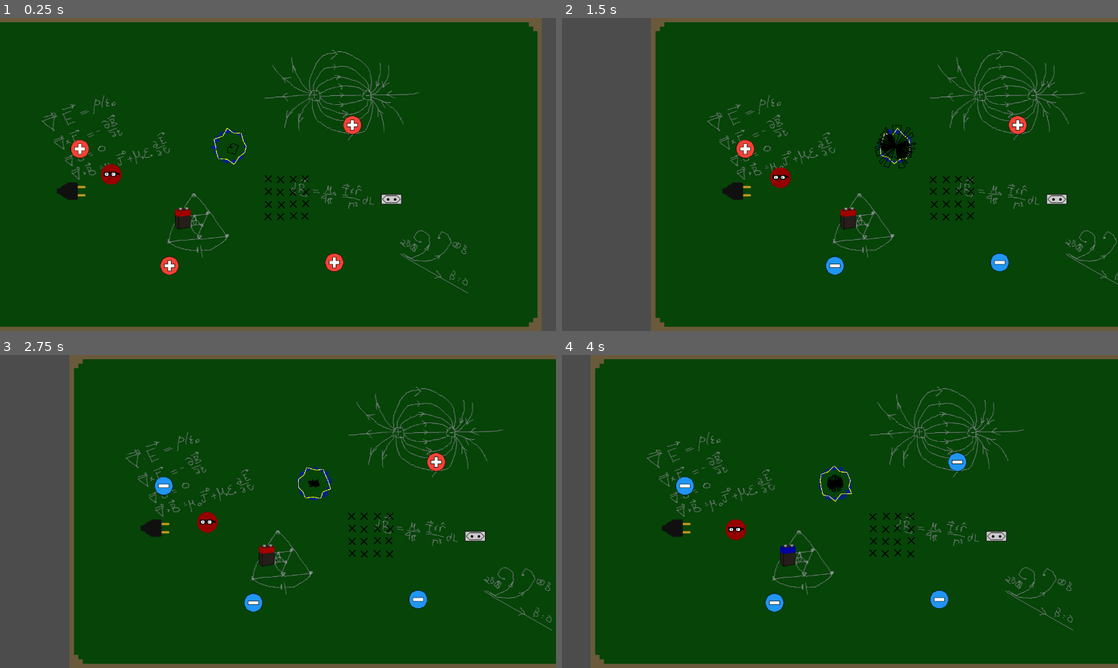
Above: before the commit, frames 1-4 (two rows, left to right).
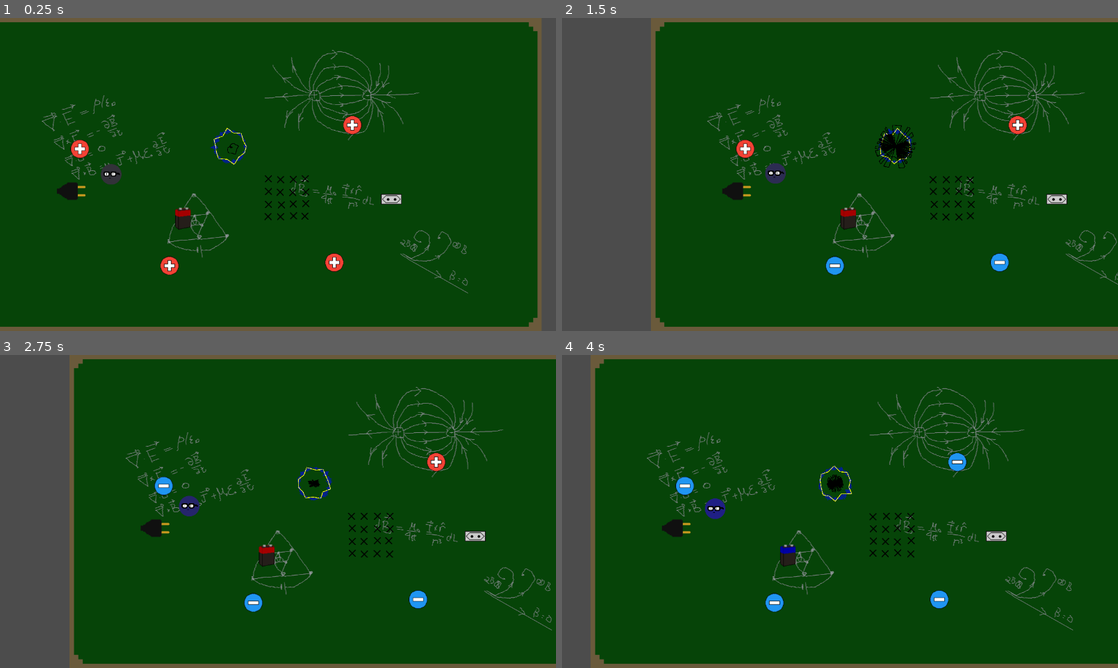
Above: after the commit, the same moments.

Repository: Gamedev-do-Hiroshi/changecharge
Game: Godot game, scene res://scenes/Fase.tscn
Two runs of this game, one before a commit and one after it. Both use one fixed random seed, a clock stepped at 60 frames per second and the inputs below.
Inputs (mouse positions are in pixels of both pictures, inside the frame that each line leads up to):
- Up to frame 1 (0.25 s): no input
- Up to frame 2 (1.5 s): tap Enter at 0.5 s; drag from (734, 265) to (851, 199) at 0.52 s; drag from (1001, 262) to (951, 199) at 1.27 s
- Up to frame 3 (2.75 s): move the mouse to (161, 486) at 2.02 s; tap F at 2.1 s; click (161, 486) at 2.17 s
- Up to frame 4 (4 s): drag from (995, 461) to (817, 602) at 2.77 s; drag from (645, 555) to (817, 461) at 3.52 s

The runs differ from the first frame. In frame 1, 0.2% of the frame differs, in the area x 18-22%, y 46-54%; in frame 2, 0.3%; in frame 3, 0.4%; in frame 4, 0.4%, in the area x 25-34%, y 45-60%.

Commit message:
Player melhor

Diff:
--- a/Game/scenes/Player.tscn
+++ b/Game/scenes/Player.tscn
@@ -1,11 +1,14 @@
-[gd_scene load_steps=5 format=2]
+[gd_scene load_steps=8 format=2]
 
-[ext_resource path="res://assets/carga_hiroshi.png" type="Texture" id=1]
+[ext_resource path="res://assets/corposhi.png" type="Texture" id=1]
 [ext_resource path="res://scripts/Player.gd" type="Script" id=2]
+[ext_resource path="res://assets/olho_caroshi.png" type="Texture" id=3]
+[ext_resource path="res://assets/corpo_vermelho.png" type="Texture" id=4]
+[ext_resource path="res://assets/aura_vermelha.png" type="Texture" id=5]
 
 [sub_resource type="SpriteFrames" id=1]
 animations = [ {
-"frames": [ ExtResource( 1 ) ],
+"frames": [ ExtResource( 3 ) ],
 "loop": true,
 "name": "Positivo1",
 "speed": 5.0
@@ -17,7 +20,16 @@
 [node name="Player" type="KinematicBody2D" groups=[
 "player",
 ]]
+position = Vector2( 163.324, 83.5724 )
 script = ExtResource( 2 )
+
+[node name="Corpo" type="Sprite" parent="."]
+scale = Vector2( 0.4, 0.4 )
+texture = ExtResource( 1 )
+
+[node name="Cor" type="Sprite" parent="."]
+scale = Vector2( 0.4, 0.4 )
+texture = ExtResource( 4 )
 
 [node name="Sprite" type="AnimatedSprite" parent="."]
 scale = Vector2( 0.4, 0.4 )
@@ -26,3 +38,7 @@
 
 [node name="Colisao" type="CollisionShape2D" parent="."]
 shape = SubResource( 2 )
+
+[node name="Aura" type="Sprite" parent="."]
+scale = Vector2( 0.4, 0.4 )
+texture = ExtResource( 5 )
--- a/Game/scripts/Carga.gd
+++ b/Game/scripts/Carga.gd
@@ -4,7 +4,7 @@
 
 var sinal = true
 var mouse_entrou = false
-export var charge = 10
+export var Charge = 10
 
 func spark(dist,player):
 	if dist <= 100:
@@ -21,7 +21,7 @@
 
 	if event is InputEventMouseButton and mouse_entrou and event.is_pressed() and event.button_index == BUTTON_LEFT:
 		sinal = !sinal
-		charge = -charge
+		Charge = -Charge
 		$Sprite.animation = "positive" if sinal else "negative"
 
 func _on_Carga_mouse_entered():
--- a/Game/scripts/Objetos/Pilha.gd
+++ b/Game/scripts/Objetos/Pilha.gd
@@ -38,5 +38,5 @@
 
 func _on_Pilha_body_entered(body):
 	if body.get_groups().has("player"):
-		body.charge += Carga
+		body.recebe_carga(Carga)
 		self.queue_free()
--- a/Game/scripts/Player.gd
+++ b/Game/scripts/Player.gd
@@ -1,6 +1,11 @@
 extends KinematicBody2D
 
 onready var raiz = self.get_parent()
+
+const V_COR = Color(1,0,0,1)
+const A_COR = Color(0,0,1,1)
+const MAX_CHARGE = 50.0
+const M_COR = 10.0
 
 var cargas = []
 
@@ -15,14 +20,25 @@
 var K = 1000.0
 var campo_magnetico = 0.0
 var aux
-export var charge = 10.0
+export var Charge = 0.0
 
 var primeira_passada = true
+var t = 0.0
+
+onready var VERMELHO = preload("res://assets/corpo_vermelho.png")
+onready var AZUL = preload("res://assets/corpo_azul.png")
+onready var V_AURA = preload("res://assets/aura_vermelha.png")
+onready var A_AURA = preload("res://assets/aura_azul.png")
 
 
 func _ready():
 
 	primeira_passada = true
+	$Cor.modulate = Color(1, 1, 1, min(1,abs(Charge)/MAX_CHARGE))
+	$Cor.texture = VERMELHO if Charge > 0 else AZUL
+	$Aura.texture = V_AURA if Charge > 0 else A_AURA
+	$Aura.modulate = Color(1,1,1,min(abs(Charge)/MAX_CHARGE - 1,20))
+	t = 0.0
 #	set_process_input(true)
 
 #func _input(event):
@@ -35,8 +51,11 @@
 #		position = get_global_mouse_position()
 
 func _physics_process(delta):
+	t += delta
 	movimento(delta)
 	self.move_and_slide(vel)
+	recebe_carga(-5*delta)
+	$Aura.self_modulate = Color(1, 1, 1, 0.8*cos(5*t) + 0.2)
 
 func movimento(delta):
 
@@ -47,11 +66,11 @@
 
 	for carga in cargas:
 		aux = (self.position - carga.position).length()
-		ace += K * (self.position - carga.position).normalized() * carga.charge * charge / (aux * aux)
-		dace -= 2*K * (self.position - carga.position).normalized() * carga.charge * charge / (aux * aux * aux)
+		ace += K * (self.position - carga.position).normalized() * carga.Charge * Charge / (aux * aux)
+		dace -= 2*K * (self.position - carga.position).normalized() * carga.Charge * Charge / (aux * aux * aux)
 
-	ace += charge * campo_magnetico * vel.tangent()
-	dace += charge * campo_magnetico * ace.tangent()
+	ace += Charge * campo_magnetico * vel.tangent()
+	dace += Charge * campo_magnetico * ace.tangent()
 
 
 	if primeira_passada:
@@ -63,3 +82,10 @@
 	vel += (ace + ant_ace ) * delta / 2 + vel * (dace - dace) * delta * delta / 12
 
 	#self.position += vel * delta
+
+func recebe_carga(valor):
+	Charge += valor
+	$Cor.modulate = Color(1, 1, 1, min(1,abs(Charge)/MAX_CHARGE))
+	$Cor.texture = VERMELHO if Charge > 0 else AZUL
+	$Aura.texture = V_AURA if Charge > 0 else A_AURA
+	$Aura.modulate = Color(1,1,1,min(abs(Charge)/MAX_CHARGE - 1,2))
Binary file added: Game/assets/aura_azul.png
Not shown, added: Game/assets/aura_azul.png.import
Binary file added: Game/assets/aura_vermelha (cópia).png
Not shown, added: Game/assets/aura_vermelha (cópia).png.import
Binary file added: Game/assets/aura_vermelha.png
Not shown, added: Game/assets/aura_vermelha.png.import
Binary file changed: Game/assets/carga_hiroshi.png
Binary file added: Game/assets/carga_hiroshi_mais.png
Not shown, added: Game/assets/carga_hiroshi_mais.png.import
Binary file added: Game/assets/carga_hiroshi_menos.png
Not shown, added: Game/assets/carga_hiroshi_menos.png.import
Binary file added: Game/assets/corpo_azul.png
(and 13 more such lines)
